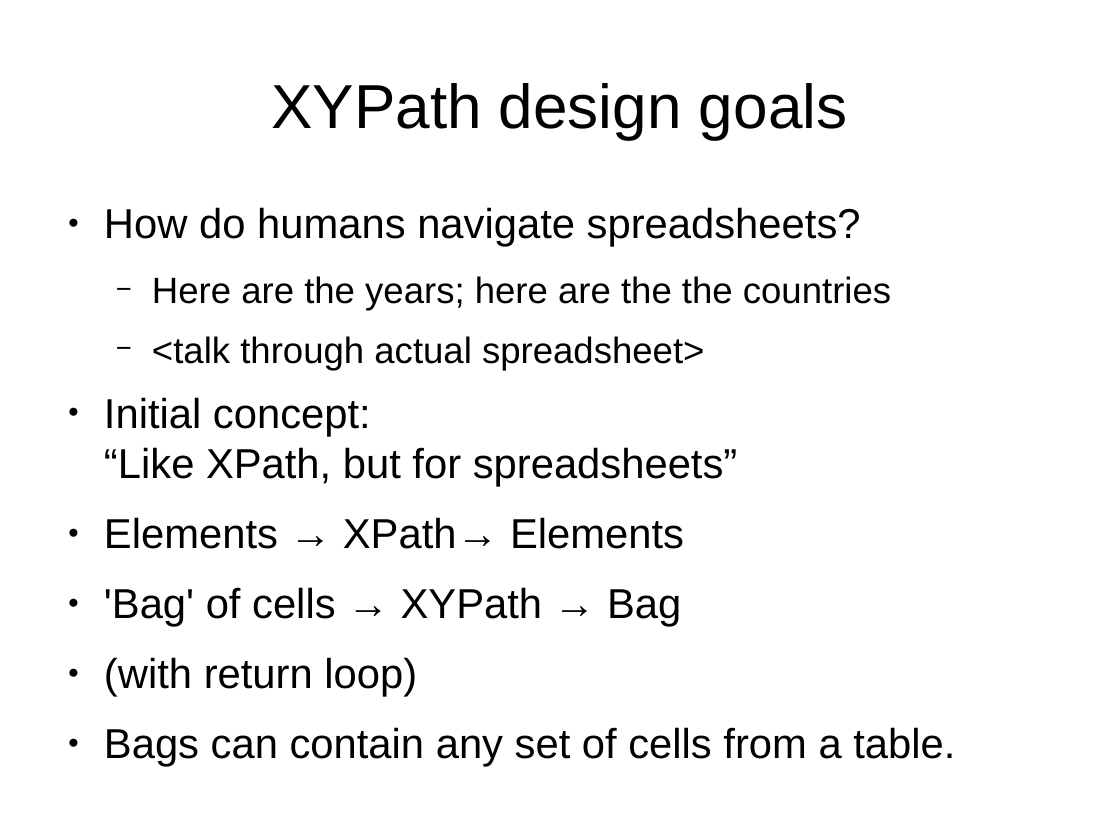
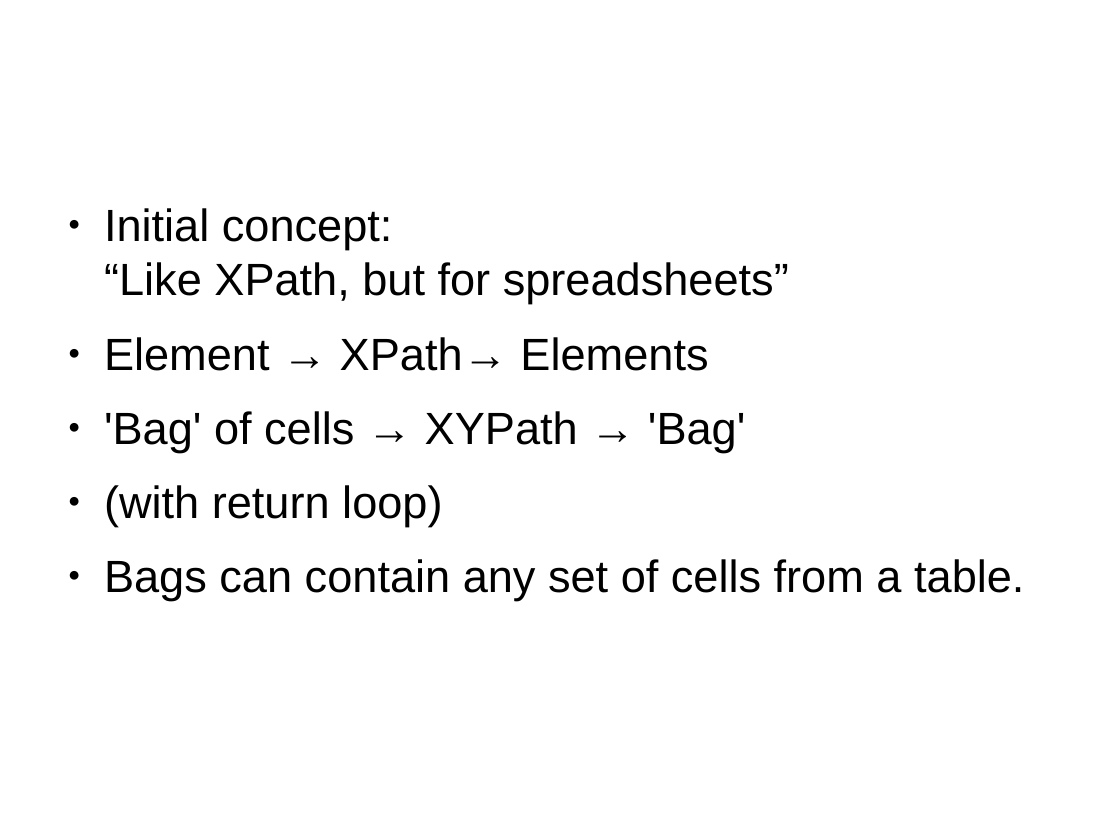
Before and after one commit to sensiblecodeio/xypath, a slide deck: slide 9 of presentation.odp (slide 8 before the commit). Drawn at 1120x840 pixels with LibreOffice and Linux fonts; fonts in the diff are those of the drawing. Boxes give left, top, right and bottom in pixels: in the first picture for what was removed or moved away, otherwise in the second. Text is boxed around its words. In the diff, an @@ line names an element or a change of style, - is before the commit and + after.

```diff
--- a/presentation.odp
+++ b/presentation.odp
@@ title removed at box(271, 83, 847, 139) @@
-XYPath design goals
@@ text at box(104, 207, 891, 370): paragraphs removed @@
-● How do humans navigate spreadsheets?
-  − Here are the years; here are the the countries
-  − <talk through actual spreadsheet>
@@ text at box(104, 208, 1024, 601): size 29.6 to 32 pt in "Initial concept: “Like XPath, but for spreadsheets”", "(with return loop)", "Bags can contain any set of cells ..." @@
@@ text at box(104, 337, 745, 452): text changed; size 29.6 to 32 pt @@
-● Elements → XPath→ Elements
-● 'Bag' of cells → XYPath → Bag
+● Element → XPath→ Elements
+● 'Bag' of cells → XYPath → 'Bag'
```
Also in this commit, not shown: 1 slide added.
